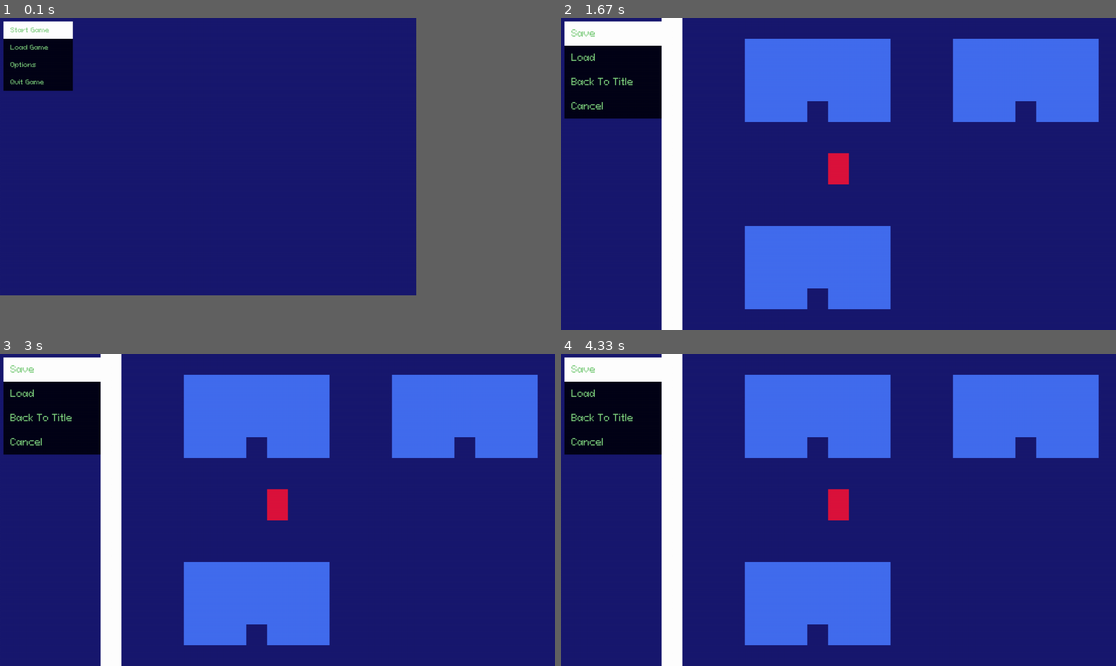
Above: before the commit, frames 1-4 (two rows, left to right).
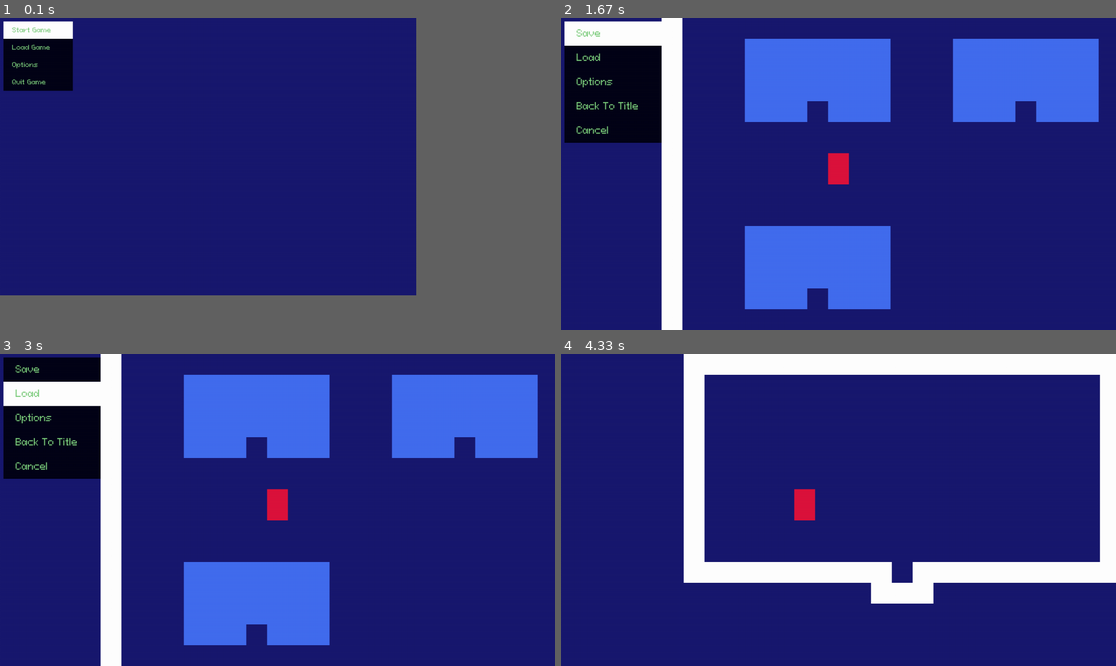
Above: after the commit, the same moments.

Repository: kritserv/rpg-maker-style-top-down-game-template
Game: pygame game, started from main.py
Same seed, same stepped clock (60 frames per second), same inputs: the game is played once before the commit and once after it.
Inputs:
- Up to frame 1 (0.1 s): no input
- Up to frame 2 (1.67 s): tap one key every 0.33 s from 0.33 s: F11 Enter X F11
- Up to frame 3 (3 s): hold Right 1.67-2.13 s; hold Up 2.17-2.63 s
- Up to frame 4 (4.33 s): tap Space at 3.17 s; tap Enter at 3.5 s; hold Left from 3.83 s (still down)

The runs differ from the first frame. In frame 1, 0.3% of the frame differs, in the area x 1-10%, y 2-22%; in frame 2, 1.8%; in frame 3, 4.4%; in frame 4, 43%, in the area x 0-100%, y 0-100%.

Commit message:
replace Load From Slot to Load Slot & fix full screen option & add option menu to in game pause menu

Diff:
--- a/main.py
+++ b/main.py
@@ -29,9 +29,9 @@
 	full_screen_toggle = False
 	pause = False
 	pause_toggle = False
-
+	full_screen_size = pg.display.get_desktop_sizes()[0]
+	print(full_screen_size)
 	screen, full_screen, black_bar_is_set, cap_fps, target_fps = load_screen_from_json()
-	print(full_screen)
 	black_bar = BlackBar(screen, black_bar_is_set)
 	curr_width, curr_height, pixel_size = update_size(
 		[
@@ -61,7 +61,7 @@
 	save_manager = SaveManager(load_save_from_json())
 	save_manager.save_menu, save_manager.load_menu = Menu(Cursor(screen)), Menu(Cursor(screen))
 	save_manager.create_buttons()
-	loadable_slot = [f"Load From Slot {i}" for i in range(8)]
+	loadable_slot = [f"Load Slot {i}" for i in range(8)]
 
 	title_screen_menu = Menu(Cursor(screen))
 	title_screen_menu.buttons = [
@@ -86,10 +86,11 @@
 	options_menu.buttons = [initual_screen, initual_fps, initual_blackbar, "Apply", "Back"]
 	old_options = options_menu.buttons.copy()
 	options_menu.setup_buttons()
+	options_menu.font_size_plus_05 = True
 
 	pause_menu = Menu(Cursor(screen))
 	pause_menu.buttons = [
-		"Save", "Load", "Back To Title", "Cancel"
+		"Save", "Load", "Options", "Back To Title", "Cancel"
 		]
 	pause_menu.setup_buttons()
 	pause_menu.font_size_plus_05 = True
@@ -134,10 +135,15 @@
 
 		if full_screen_toggle:
 			full_screen = not full_screen
+			if full_screen:
+				screen = toggle_full_screen(
+					full_screen_size, default_screen_size
+				)
+			else:
+				screen = toggle_full_screen(
+					new_size, default_screen_size
+				)
 			full_screen_toggle = False
-			screen = toggle_full_screen(
-				new_size, default_screen_size
-			)
 
 		# ================= [ GET GAME STATE ] =================
 
@@ -196,6 +202,8 @@
 					pass
 				elif selected == "Load":
 					game_state = "load_game_menu"
+				elif selected == "Options":
+					game_state = "options_menu"
 				elif selected == "Back To Title":
 					game_state = "title_screen_menu"
 					pause_menu.reset_cursor()
@@ -292,18 +300,16 @@
 				black_bar_setting = options_menu.buttons[2] == "Black Bar: On"
 				save_screen_setting(full_screen_setting, black_bar_setting, cap_fps_setting, target_fps_setting)
 				screen, full_screen, black_bar_is_set, cap_fps, target_fps = load_screen_from_json()
-				black_bar = BlackBar(screen, black_bar_is_set)
+
+				if full_screen_setting == True:
+					full_screen_toggle = True
+
+				black_bar.is_exist = black_bar_is_set
 				options_menu.top_left_x = 8
 				options_menu.background_cache_dict = {}
 				options_menu.black_bar_cache_dict = {}
-				curr_width, curr_height, pixel_size = update_size(
-					[
-						screen.get_width(),
-						screen.get_height()
-						]
-					)
-				ratio = default_screen_width/default_screen_height
-				new_size = (curr_width, curr_height)
+				debugger.background_cache_dict = {}
+				debugger.black_bar_cache_dict = {}
 				old_options = options_menu.buttons.copy()
 			elif selected == "Back" or cancel:
 				options_menu.buttons = old_options.copy()
--- a/src/entity/game_save_manager.py
+++ b/src/entity/game_save_manager.py
@@ -7,7 +7,7 @@
 			self.save_menu.buttons.append(f"Save To Slot {i}")
 
 			if self.save_dict[str(i)]:
-				self.load_menu.buttons.append(f"Load From Slot {i}")
+				self.load_menu.buttons.append(f"Load Slot {i}")
 			else:
 				self.load_menu.buttons.append(f"Slot {i} Empty")
 
--- a/src/entity/menu.py
+++ b/src/entity/menu.py
@@ -110,7 +110,7 @@
 		range_y = 16
 		for button in self.buttons:
 			y += (range_y * pixel_size)
-			blit_text(button, menu_font, green, [self.top_left_x + 16, y])
+			blit_text(button, menu_font, green, [self.top_left_x + 8 * pixel_size, y])
 
 	def update(self, dt, key, interact):
 		self.cursor.update(dt, key)
